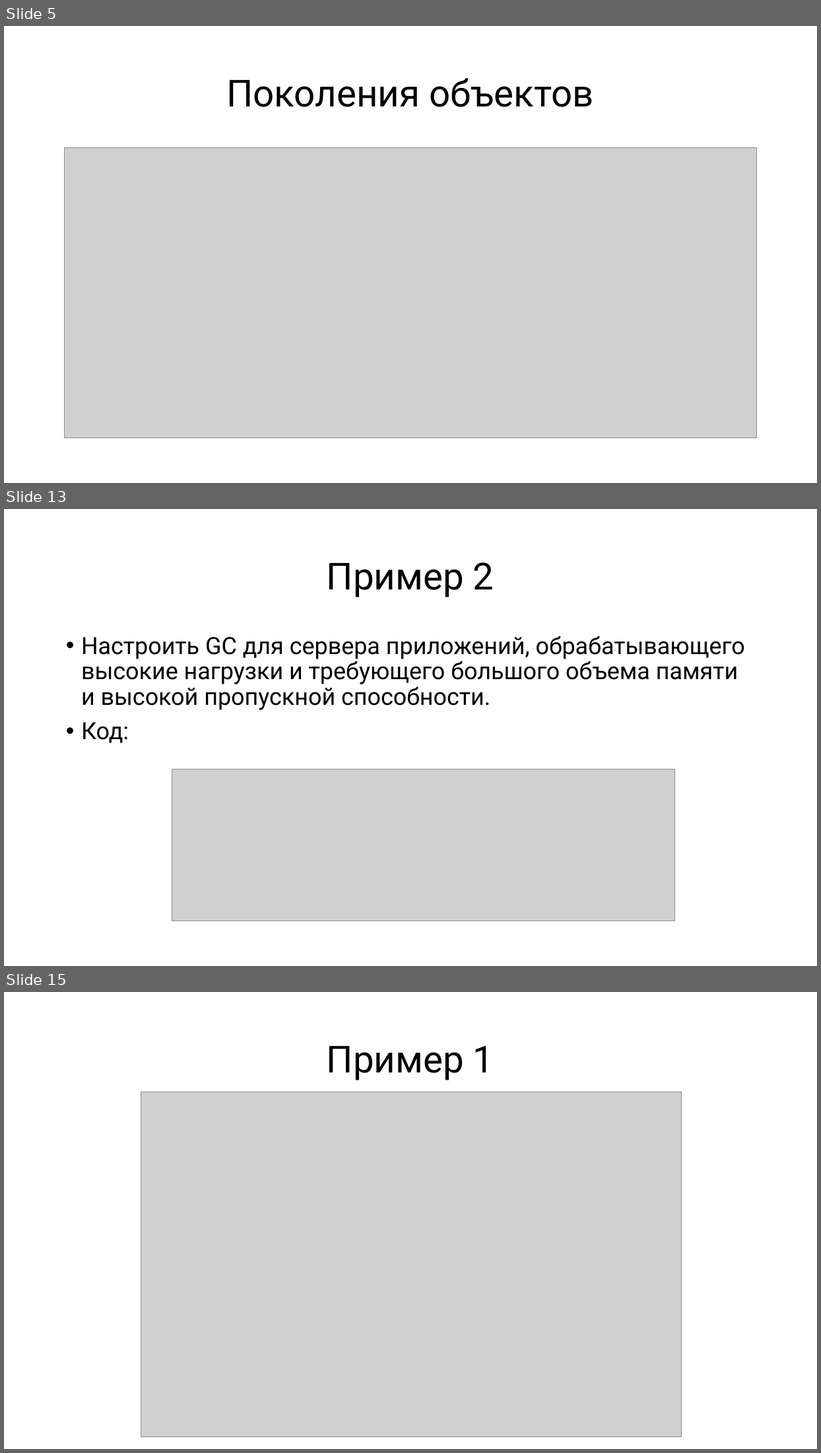
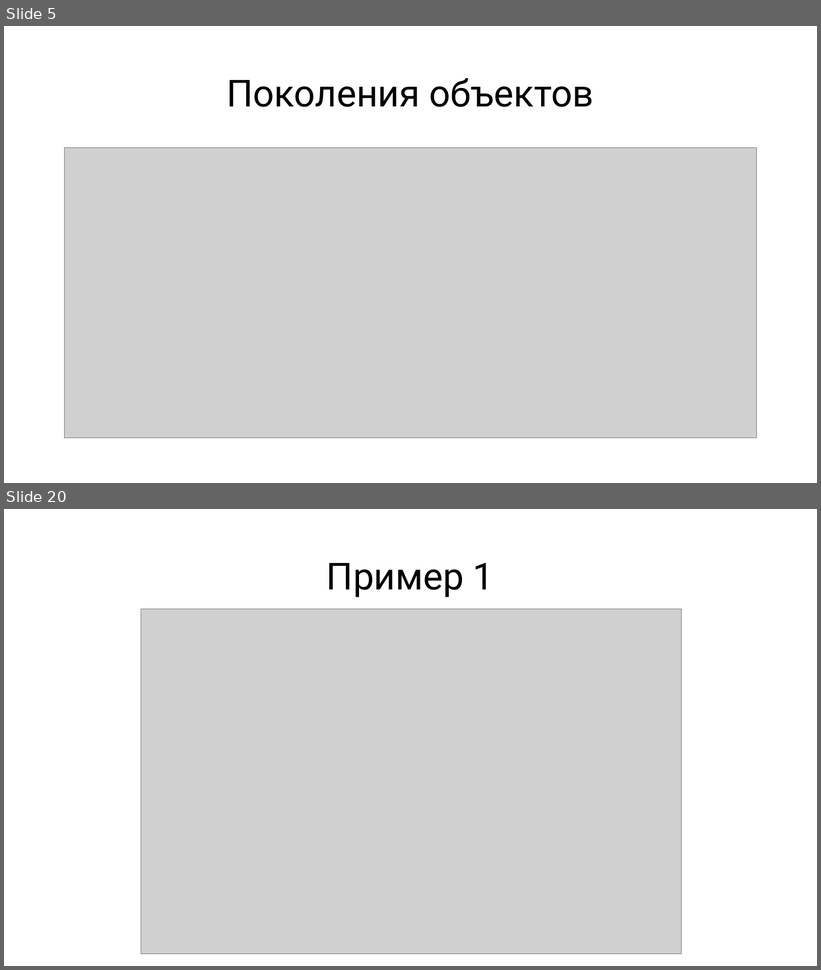
Before and after one commit to haskell-md2/java-2025-jD2kZ, a slide deck: Team16 (Куценко, Герасимов)/Garbage Collector.pptx. Shown one above the other, each under a label of ours: slides 5, 13 and 15 before the commit, slides 5 and 20 after it; the slides between them are not shown. The pictures are 821x1453 and 821x970 pixels, drawn with LibreOffice and Linux fonts; fonts in the diff are those of the drawing; grey boxes stand for pictures. Boxes give left, top, right and bottom in pixels: in the first picture for what was removed or moved away, otherwise in the second. Text is boxed around its words. In the diff, an @@ line names an element or a change of style, - is before the commit and + after.

```diff
--- a/Team16 (Куценко, Герасимов)/Garbage Collector.pptx
+++ b/Team16 (Куценко, Герасимов)/Garbage Collector.pptx
@@ slide 13 removed at box(4, 509, 817, 966), background #FFFFFF @@
@@ title removed at box(327, 562, 494, 597) @@
-Пример 2
@@ text removed at box(81, 636, 745, 743) @@
-• Настроить GC для сервера приложений, обрабатывающего высокие нагрузки и требующего большого объема памяти и высокой пропускной способности.
-• Код:
@@ picture removed at box(172, 770, 675, 921) @@
@@ what was slide 15 is now slide 20 @@
```
Also in this commit, not shown: 3 slides changed, 6 slides added, 4 other files.
